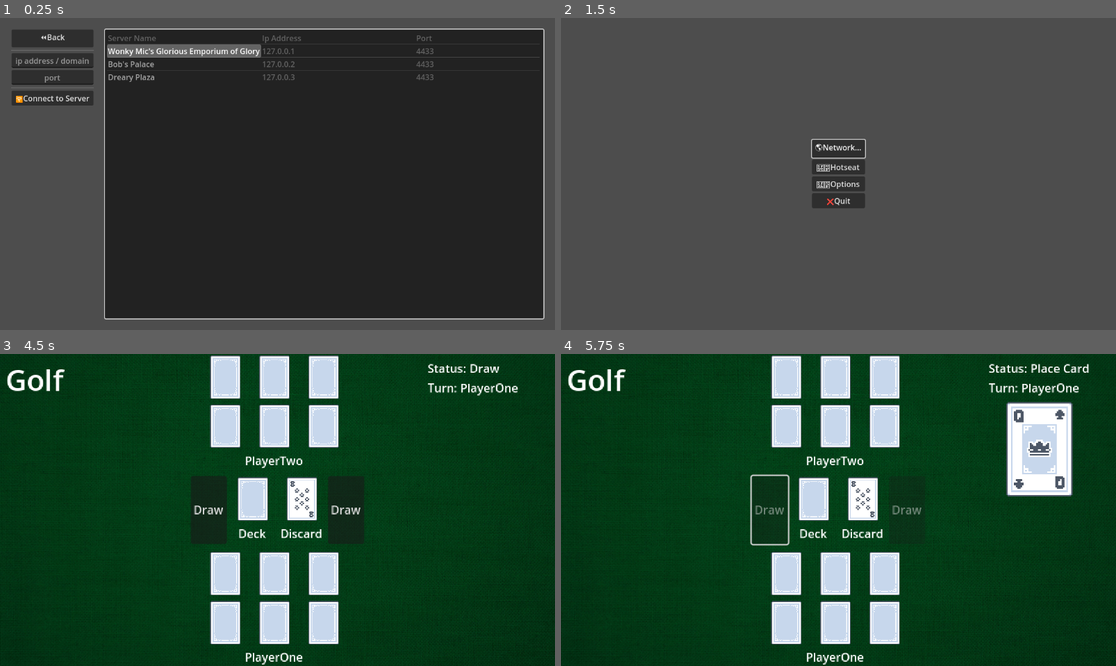
Above: before the commit, frames 1-4 (two rows, left to right).
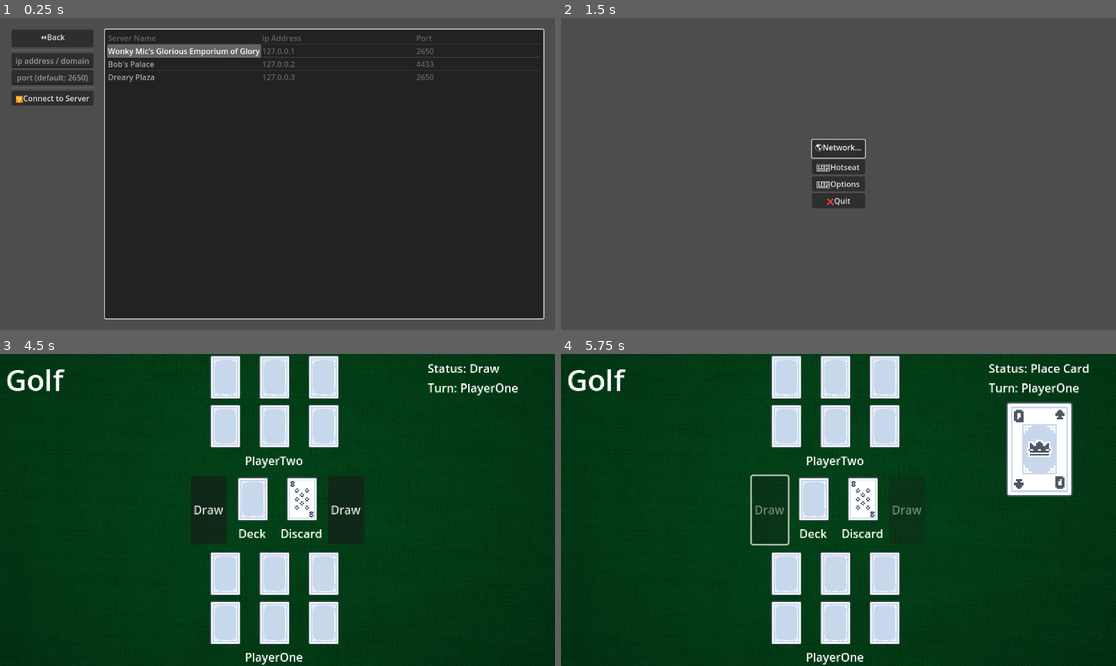
Above: after the commit, the same moments.

Repository: WonkyMic/golf_cards_godot
Game: Godot game, scene res://scenes/lobby.tscn
Same seed, same stepped clock (60 frames per second), same inputs: the game is played once before the commit and once after it. This scene is started directly instead of the project's main scene.
Inputs (mouse positions are in pixels of both pictures, inside the frame that each line leads up to):
- Up to frame 1 (0.25 s): no input
- Up to frame 2 (1.5 s): click (610, 61) at 0.52 s; type "12" at 0.6 s; click (610, 77) at 0.75 s; type "12" at 0.83 s; click "⏪Back" at 1.25 s
- Up to frame 3 (4.5 s): click "🌎Network..." at 2 s; click (277, 485) at 2.77 s; type "Alex" at 2.85 s; click "🌎Network..." at 3.5 s; click "🖥️Hotseat" at 4.25 s
- Up to frame 4 (5.75 s): click "Draw" at 5 s

The runs differ from the first frame. In frame 1, 0.1% of the frame differs, in the area x 3-79%, y 9-21%; in frame 2, nothing differs; in frame 3, less than 0.1%; in frame 4, less than 0.1%.

Commit message:
add default port

Diff:
--- a/scenes/game.gd
+++ b/scenes/game.gd
@@ -1,7 +1,7 @@
 extends Control
 
-const CANCEL_BUTTON_NAME_FORMAT = "⌛ Waiting for\n%s\n(click to cancel)"
-const CANCEL_BUTTON_ADDRESS_FORMAT = "⌛ Waiting for\n%s:%d\n(click to cancel)"
+const CANCEL_BUTTON_NAME_FORMAT = "⌛Waiting for\n%s\n(click to cancel)"
+const CANCEL_BUTTON_ADDRESS_FORMAT = "⌛Waiting for\n%s:%d\n(click to cancel)"
 
 @export_file("*.tscn") var menu_scene: String
 @export_file("*.tscn") var main_scene: String
--- a/scenes/lobby.gd
+++ b/scenes/lobby.gd
@@ -1,4 +1,6 @@
 extends Control
+
+const DEFAULT_PORT := 2650
 
 var global: Global
 
@@ -108,23 +110,25 @@
 		get_tree().change_scene_to_file(game_scene)
 	elif (
 		ip_domain_line.text.length() > 0
-		and port_line.text.length() > 0
-		and port_line.text.is_valid_int()
+		and (port_line.text.length() == 0 or is_valid_port(port_line.text))
 	):
 		global.ip_address = ip_domain_line.text
-		global.port = int(port_line.text)
+		if port_line.text.length() == 0:
+			global.port = DEFAULT_PORT
+		else:
+			global.port = int(port_line.text)
 		multiplayer.multiplayer_peer = null
 		get_tree().change_scene_to_file(game_scene)
 	else:
 		update_form_state()
 
 
-func _on_ip_domain_line_text_changed(new_text: String) -> void:
+func _on_ip_domain_line_text_changed(_new_text: String) -> void:
 	server_list.deselect_all()
 	update_form_state()
 
 
-func _on_port_line_text_changed(new_text: String) -> void:
+func _on_port_line_text_changed(_new_text: String) -> void:
 	server_list.deselect_all()
 	update_form_state()
 
@@ -138,36 +142,40 @@
 			join_button.disabled = true
 			join_button.text = "📝Enter IP Address\nor Select Server"
 	else:
-		# determine if bad ip and color ip/domain field
-		var bad_ip := false
-		if regex_ip_domain.search(ip_domain_line.text) == null:
-			bad_ip = true
+		# determine if bad ip/domain & color ip/domain
+		var has_bad_ip_or_domain := not is_valid_ip_domain(ip_domain_line.text)
+		if has_bad_ip_or_domain:
 			ip_domain_line.add_theme_color_override("font_color", Color(1, 0, 0))
 		else:
 			ip_domain_line.remove_theme_color_override("font_color")
 
-		# determine if bad port
-		var bad_port := false
-		if not port_line.text.is_valid_int():
-			bad_port = true
-		else:
-			var port := int(port_line.text)
-			bad_port = port <= 0 or port > 65535
-
-		# color port
-		if bad_port:
+		# determine if bad port & color port
+		var has_bad_port := port_line.text.length() > 0 and not is_valid_port(port_line.text)
+		if has_bad_port:
 			if not port_line.has_theme_color_override("font_color"):
 				port_line.add_theme_color_override("font_color", Color(1, 0, 0))
 		else:
 			port_line.remove_theme_color_override("font_color")
 
 		# adjust join button
-		if bad_ip:
+		if has_bad_ip_or_domain:
 			join_button.disabled = true
 			join_button.text = "❌Invalid IP/Domain"
-		elif bad_port:
+		elif has_bad_port:
 			join_button.disabled = true
 			join_button.text = "❌Invalid Port"
 		else:
 			join_button.disabled = false
 			join_button.text = "🔗Direct Connect"
+
+
+func is_valid_ip_domain(ip_domain_string: String) -> bool:
+	return regex_ip_domain.search(ip_domain_string) != null
+
+
+func is_valid_port(port_string: String) -> bool:
+	if not port_string.is_valid_int():
+		return false
+
+	var port := int(port_string)
+	return port > 0 or port <= 65535
--- a/scenes/lobby.tscn
+++ b/scenes/lobby.tscn
@@ -25,10 +25,12 @@
 
 [node name="BackButton" type="Button" parent="GridContainer"]
 layout_mode = 2
+size_flags_horizontal = 3
 text = "⏪Back"
 
 [node name="HSeparator1" type="HSeparator" parent="GridContainer"]
 layout_mode = 2
+size_flags_horizontal = 3
 
 [node name="IpDomainLine" type="LineEdit" parent="GridContainer"]
 layout_mode = 2
@@ -39,14 +41,16 @@
 [node name="PortLine" type="LineEdit" parent="GridContainer"]
 layout_mode = 2
 size_flags_horizontal = 3
-placeholder_text = "port"
+placeholder_text = "port (default: 2650)"
 alignment = 1
 
 [node name="HSeparator2" type="HSeparator" parent="GridContainer"]
 layout_mode = 2
+size_flags_horizontal = 3
 
 [node name="JoinButton" type="Button" parent="GridContainer"]
 layout_mode = 2
+size_flags_horizontal = 3
 disabled = true
 text = "🔗Connect"
 
@@ -91,7 +95,7 @@
 item_4/text = "127.0.0.1"
 item_4/selectable = false
 item_4/disabled = true
-item_5/text = "4433"
+item_5/text = "2650"
 item_5/selectable = false
 item_5/disabled = true
 item_6/text = "Bob's Palace"
@@ -105,7 +109,7 @@
 item_10/text = "127.0.0.3"
 item_10/selectable = false
 item_10/disabled = true
-item_11/text = "4433"
+item_11/text = "2650"
 item_11/selectable = false
 item_11/disabled = true
 
